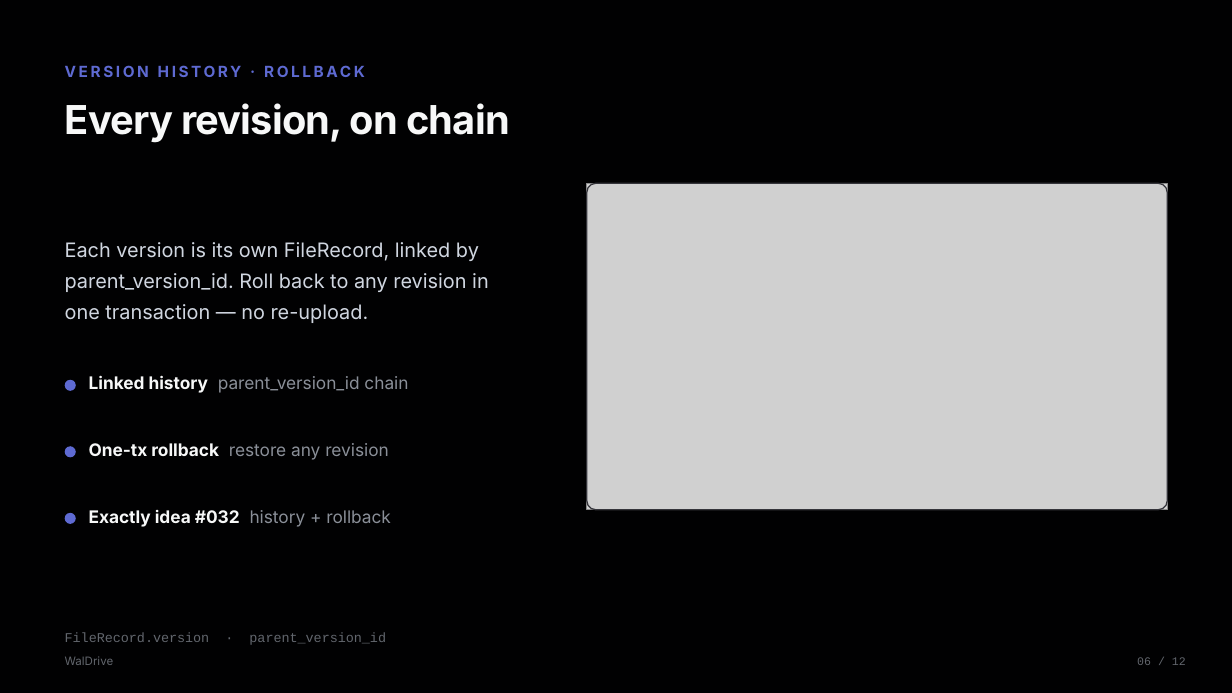
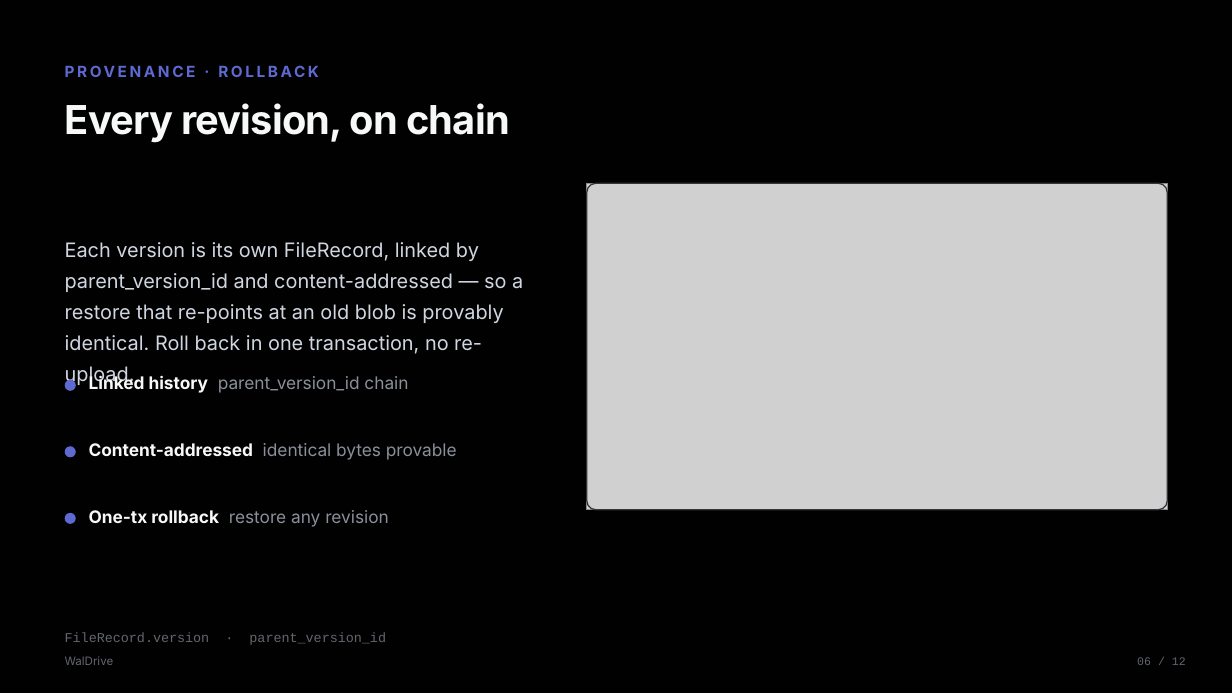
Before and after one commit to Fldicoahkiin/WalDrive, a slide deck: slide 6 of submission/WalDrive-deck.pptx. Drawn at 1232x693 pixels with LibreOffice and Linux fonts; fonts in the diff are those of the drawing; grey boxes stand for pictures. Boxes give left, top, right and bottom in pixels: in the first picture for what was removed or moved away, otherwise in the second. Text is boxed around its words. In the diff, an @@ line names an element or a change of style, - is before the commit and + after.

```diff
--- a/submission/WalDrive-deck.pptx
+++ b/submission/WalDrive-deck.pptx
@@ text at [65, 242, 523, 354]: text changed @@
-Each version is its own FileRecord, linked by parent_version_id. Roll back to any revision in one transaction — no re-upload.
+Each version is its own FileRecord, linked by parent_version_id and content-addressed — so a restore that re-points at an old blob is provably identical. Roll back in one transaction, no re-upload.
@@ text added at [89, 443, 457, 460], 13.5 pt, text #8A8F98 @@
+Content-addressed identical bytes provable
@@ text "One-tx rollback restore any revision": place and size @@
-text "One-tx rollback restore any revision" at [89, 443, 389, 460]
+text "One-tx rollback restore any revision" at [89, 510, 389, 527]
@@ text removed at [89, 510, 240, 527] @@
-Exactly idea #032 history + rollback
@@ text at [151, 510, 219, 523]: text changed @@
-VERSION HISTORY · ROLLBACK
+PROVENANCE · ROLLBACK
```
Also in this commit, not shown: 1 other slide changed, 2 other files.
